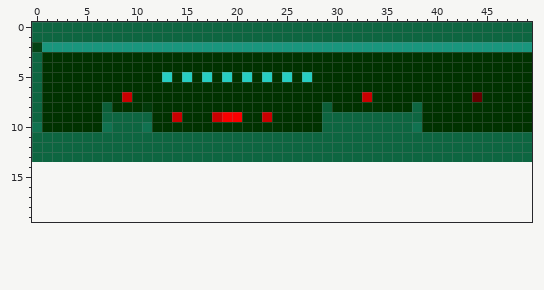
Pixel-art sprite, stored at res/lvls/4.png. The picture above was drawn from the file before the commit.
The file is 50x14 pixels. Colours within 5 levels of each other are drawn and written as one. The old version is drawn lined up with the new one, on the new canvas.
Once edited:
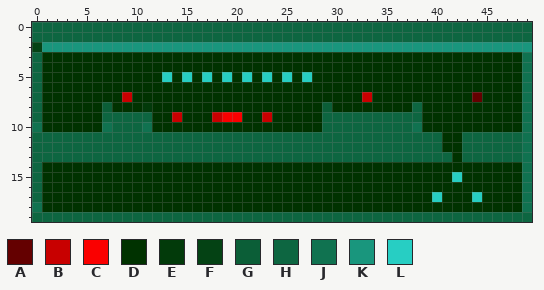
Palette (. is transparent): A #640000  B #c80000  C #fa0000  D #003200  E #023a0a  F #044214  G #0b5e37  H #0d6641  J #107250  K #19967d  L #27cec3
The edit:
canvas 50x14 -> 50x20
y 3..10: x 49 D -> J
y 11..12: x 41..42 HH -> DD; x 49 H -> J
y 13: x 42 H -> D; x 49 H -> J
y 14: x 0..49 .................................................. -> HDDDDDDDDDDDDDDDDDDDDDDDDDDDDDDDDDDDDDDDDDDDDDDDDJ
y 15: x 0..49 .................................................. -> HDDDDDDDDDDDDDDDDDDDDDDDDDDDDDDDDDDDDDDDDDLDDDDDDJ
y 16: x 0..49 .................................................. -> HDDDDDDDDDDDDDDDDDDDDDDDDDDDDDDDDDDDDDDDDDDDDDDDDJ
y 17: x 0..49 .................................................. -> HDDDDDDDDDDDDDDDDDDDDDDDDDDDDDDDDDDDDDDDLDDDLDDDDJ
y 18: x 0..49 .................................................. -> JDDDDDDDDDDDDDDDDDDDDDDDDDDDDDDDDDDDDDDDDDDDDDDDDJ
y 19: x 0..49 .................................................. -> HHHHHHHHHHHHHHHHHHHHHHHHHHHHHHHHHHHHHHHHHHHHHHHHHH
